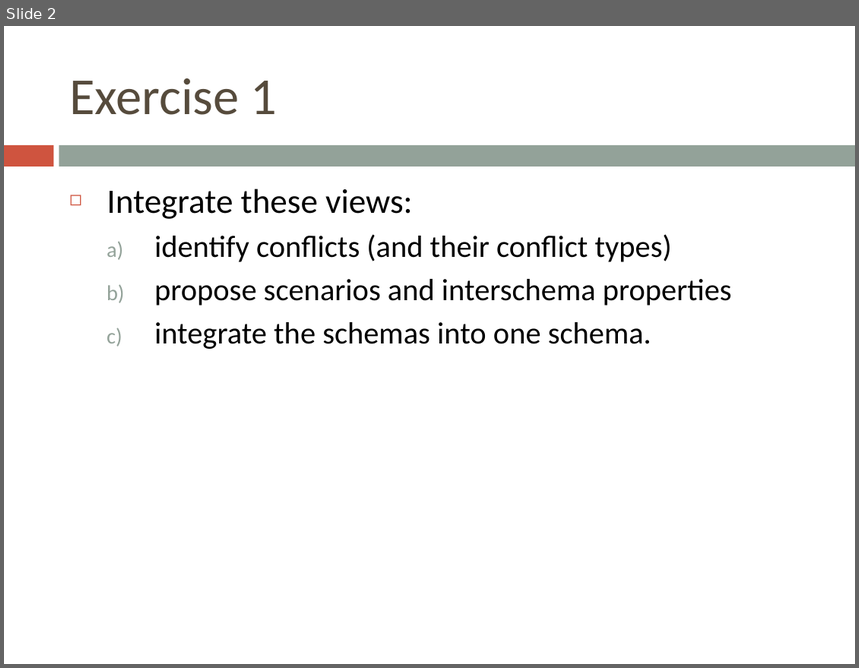
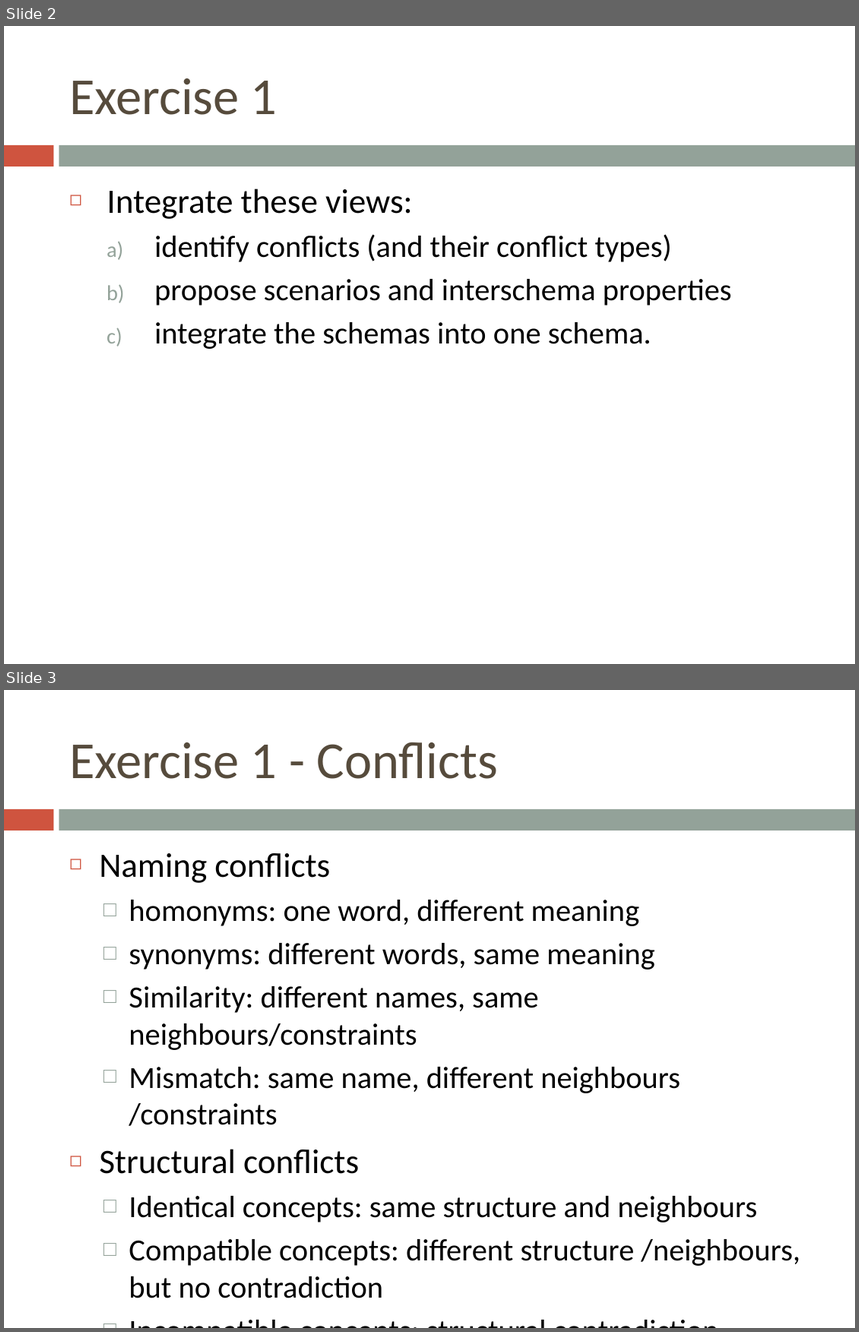
Before and after one commit to bugxd/DBTech, a slide deck: Assignment_4.pptx. Shown one above the other, each under a label of ours: slide 2 before the commit, slides 2 and 3 after it. The pictures are 859x668 and 859x1332 pixels, drawn with LibreOffice and Linux fonts; fonts in the diff are those of the drawing. Boxes give left, top, right and bottom in pixels: in the first picture for what was removed or moved away, otherwise in the second. Text is boxed around its words. In the diff, an @@ line names an element or a change of style, - is before the commit and + after.

```diff
--- a/Assignment_4.pptx
+++ b/Assignment_4.pptx
@@ slide 3 added at [4,690,855,1328], background #FFFFFF; not listed: 2 template elements that a slide beside it also shows @@
@@ title added at [69,742,498,779], 44 pt, text #564B3C @@
+Exercise 1 - Conflicts
@@ text added at [99,853,800,1299], 26 pt, text #000000 @@
+◻ Naming conflicts
+  □ homonyms: one word, different meaning
+  □ synonyms: different words, same meaning
+  □ Similarity: different names, same neighbours/constraints
+  □ Mismatch: same name, different neighbours /constraints
+◻ Structural conflicts
+  □ Identical concepts: same structure and neighbours
+  □ Compatible concepts: different structure /neighbours, but no contradiction
+  □ Incompatible concepts: structural contradiction
```
Also in this commit, not shown: 1 slide changed, 2 other slides added, 10 other files.
